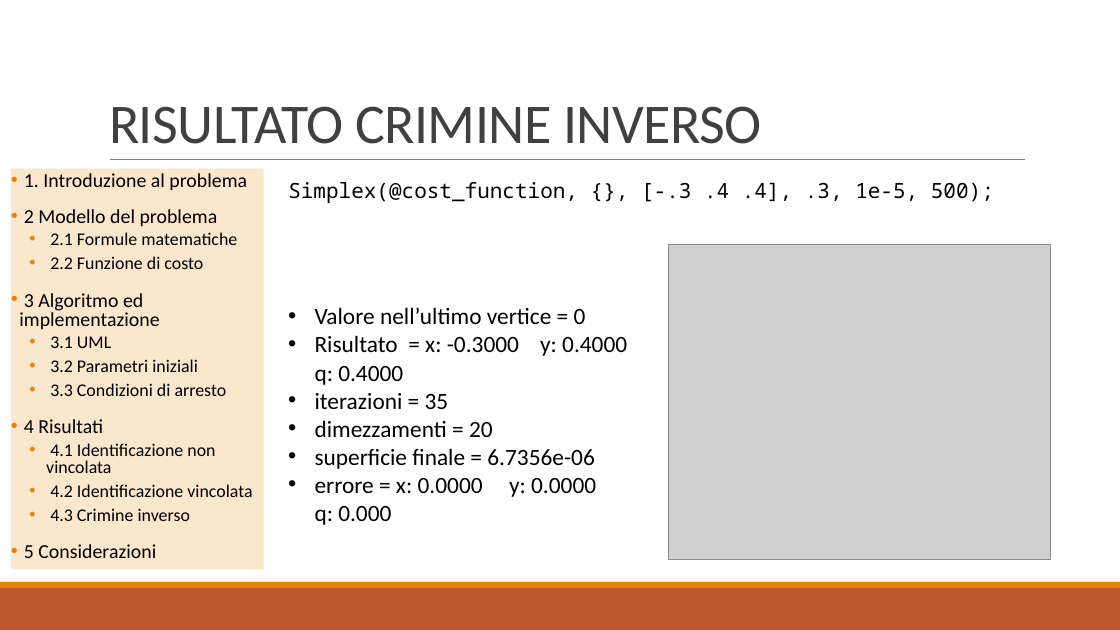
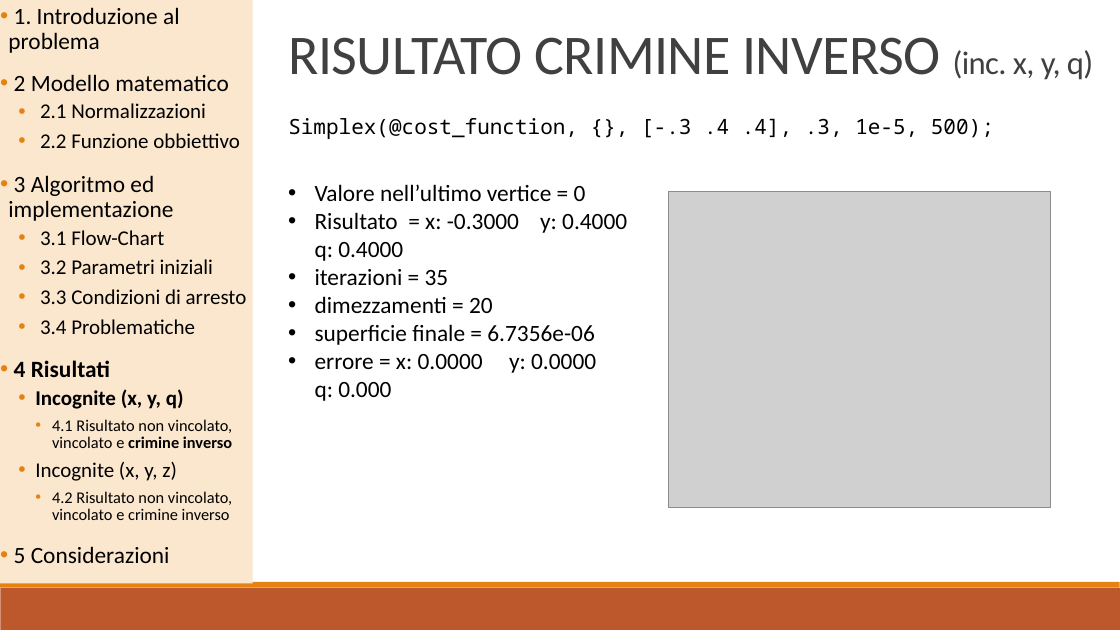
Before and after one commit to baldimario/Simplex, a slide deck: slide 16 of IDENTICAZIONE SISTEMA DI CARICHE PUNTIFORMI DA MISURE DI.pptx (slide 17 before the commit). Drawn at 1120x630 pixels with LibreOffice and Linux fonts; fonts in the diff are those of the drawing; grey boxes stand for pictures. Boxes give left, top, right and bottom in pixels: in the first picture for what was removed or moved away, otherwise in the second. Text is boxed around its words. In the diff, an @@ line names an element or a change of style, - is before the commit and + after.

```diff
--- a/IDENTICAZIONE SISTEMA DI CARICHE PUNTIFORMI DA MISURE DI.pptx
+++ b/IDENTICAZIONE SISTEMA DI CARICHE PUNTIFORMI DA MISURE DI.pptx
@@ text "1. Introduzione al problema": place and size @@
-text "1. Introduzione al problema" at (11, 169, 264, 570)
+text "1. Introduzione al problema" at (0, 0, 253, 583)
@@ text at (8, 7, 247, 563): size 17 to 20 pt in "1. Introduzione al problema", "3 Algoritmo ed implementazione", "4 Risultati", "5 Considerazioni"; size 15.3 to 18 pt in "3.2 Parametri iniziali", "3.3 Condizioni di arresto"; bold on in "4 Risultati"; line spacing 0.8 to 0.9 @@
@@ title at (288, 37, 1093, 80): text changed @@
-RISULTATO CRIMINE INVERSO
+RISULTATO CRIMINE INVERSO (inc. x, y, q)
@@ text at (14, 74, 240, 148): text changed; size 15.3 to 18 pt @@
-• 2 Modello del problema
-  • 2.1 Formule matematiche
-  • 2.2 Funzione di costo
+• 2 Modello matematico
+  • 2.1 Normalizzazioni
+  • 2.2 Funzione obbiettivo
@@ text "Simplex(@cost_function, {}, [-.3 .4 .4], ...": place and size @@
-text "Simplex(@cost_function, {}, [-.3 .4 .4], ..." at (288, 182, 994, 203)
+text "Simplex(@cost_function, {}, [-.3 .4 .4], ..." at (288, 118, 994, 139)
@@ line removed from (110, 160) to (1026, 160) @@
@@ text "Valore nell’ultimo vertice = 0": place and size @@
-text "Valore nell’ultimo vertice = 0" at (315, 307, 627, 525)
+text "Valore nell’ultimo vertice = 0" at (315, 184, 627, 401)
@@ picture: place and size @@
-picture at (669, 245, 1051, 560)
+picture at (669, 192, 1051, 507)
@@ text at (40, 230, 164, 245): text changed; size 15.3 to 18 pt @@
-  • 3.1 UML
+  • 3.1 Flow-Chart
@@ text at (40, 319, 195, 334): paragraph added @@
+  • 3.4 Problematiche
@@ text at (35, 389, 232, 520): text changed; size 15.3 to 14 pt @@
-  • 4.1 Identificazione non vincolata
-  • 4.2 Identificazione vincolata
-  • 4.3 Crimine inverso
+  • Incognite (x, y, q)
+    • 4.1 Risultato non vincolato, vincolato e crimine inverso
+  • Incognite (x, y, z)
+    • 4.2 Risultato non vincolato, vincolato e crimine inverso
```
Also in this commit, not shown: 16 other slides changed, 2 slides added, 2 other files.
